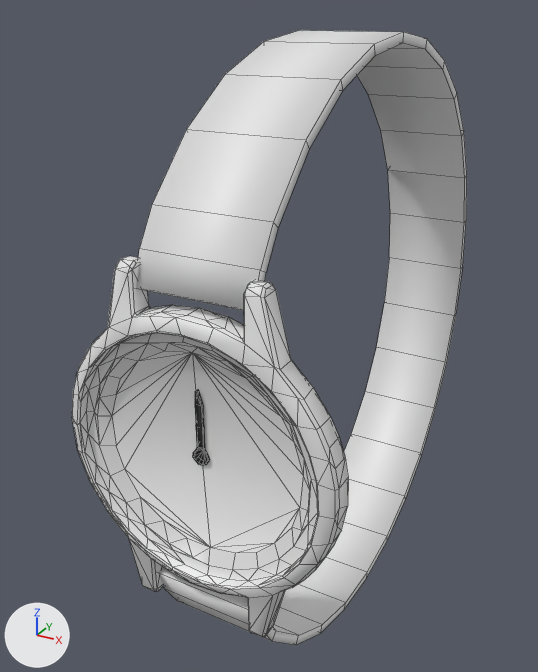
A saved change to the FBX model Assets/FBX_TheClue_Use/ThemeSecond/theme02_watch_02.fbx.
Rendered twice from a 50 mm camera at (0.1595, -0.3788, 0.1777) aimed at (-0.0372, -0.0211, -0.0012). Lighting does not change. The marker at lower left points along +X, +Y and +Z. Mesh edges are drawn as thin lines. Where no turn or scale is listed for an object, it has been applied to the vertices.

Script lines for the objects in view, before the commit:
```python
me_circle_005 = bpy.data.meshes.new('Circle.005')
me_circle_005.from_pydata(...)  # 486 vertices, 702 faces; spans x -0.068..0.068, y -0.16..0.16, z -0.167..0.167
# faces by material slot: [106, 21, 520, 55]
me_circle_005.materials.append(mat_fabric_leather_02_4k_001)  # white #e7e7e7
me_circle_005.materials.append(mat_watchmain)  # white #f4f4f4
me_circle_005.materials.append(mat_metalsubstance004)  # white #e7e7e7
me_circle_005.materials.append(mat_needle)  # black #000000
ob_realwatch02 = bpy.data.objects.new('realwatch02', me_circle_005)
ob_realwatch02.location = (0.0, 0.0, 0.0)
```
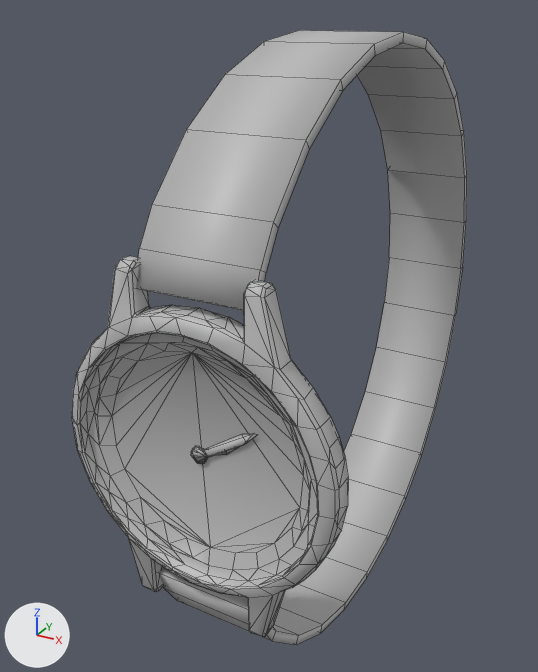
Where the change shows, as pixel boxes (x1, y1, x2, y2) in the pictures (538 x 672 px; the box of a moved part takes in the faces that stretch with it):
part 1 of me_circle_005, moved or reshaped: before (193, 390, 210, 465); after (191, 433, 257, 464)
part 2 of me_circle_005, recoloured (white to grey): (136, 30, 467, 645) in both
part 3 of me_circle_005, recoloured: (112, 351, 303, 553) in both
part 4 of me_circle_005, recoloured: (72, 256, 348, 637) in both

Diff of the bpy script that builds the scene:
```diff
--- a/Assets/FBX_TheClue_Use/ThemeSecond/theme02_watch_02.fbx.py
+++ b/Assets/FBX_TheClue_Use/ThemeSecond/theme02_watch_02.fbx.py
@@ mat_lambert12 @@
+mat_lambert12 = principled_material('lambert12')
+mat_lambert12.base_color = (0.5, 0.5, 0.5)  # grey #bcbcbc
@@ me_circle_005 @@
 me_circle_005.from_pydata(...)  # 486 vertices, 702 faces; spans x -0.068..0.068, y -0.16..0.16, z -0.167..0.167
 # used by ob_realwatch02; location = (0.0, 0.0, 0.0)
-me_circle_005.materials.append(mat_needle)  # black #000000
+# me_circle_005 part 1
+# 28 vertices are removed from x -0.004..0.005, y -0.151..-0.15, z -0.005..0.032
+# 53 faces are deleted
+# 5 vertices move from x 0.001..0.004, y -0.15, z 0.001..0.014 to x 0.002..0.013, y -0.15, z 0.0..0.008
+# 28 vertices are added at x -0.005..0.029, y -0.152..-0.15, z -0.004..0.019
+# 53 new faces join them
+# me_circle_005 part 2: 106 faces spanning x -0.027..0.029, y -0.154..0.16, z -0.167..0.167 switch from mat_fabric_leather_02_4k_001 (white #e7e7e7) to mat_lambert12 (grey #bcbcbc)
+# me_circle_005 part 3: 21 faces spanning x -0.049..0.049, y -0.15, z -0.05..0.048 switch from mat_watchmain (white #f4f4f4) to mat_lambert12 (grey #bcbcbc)
+# me_circle_005 part 4: 520 faces spanning x -0.068..0.068, y -0.16..-0.145, z -0.086..0.085 switch from mat_metalsubstance004 (white #e7e7e7) to mat_lambert12 (grey #bcbcbc)
```
